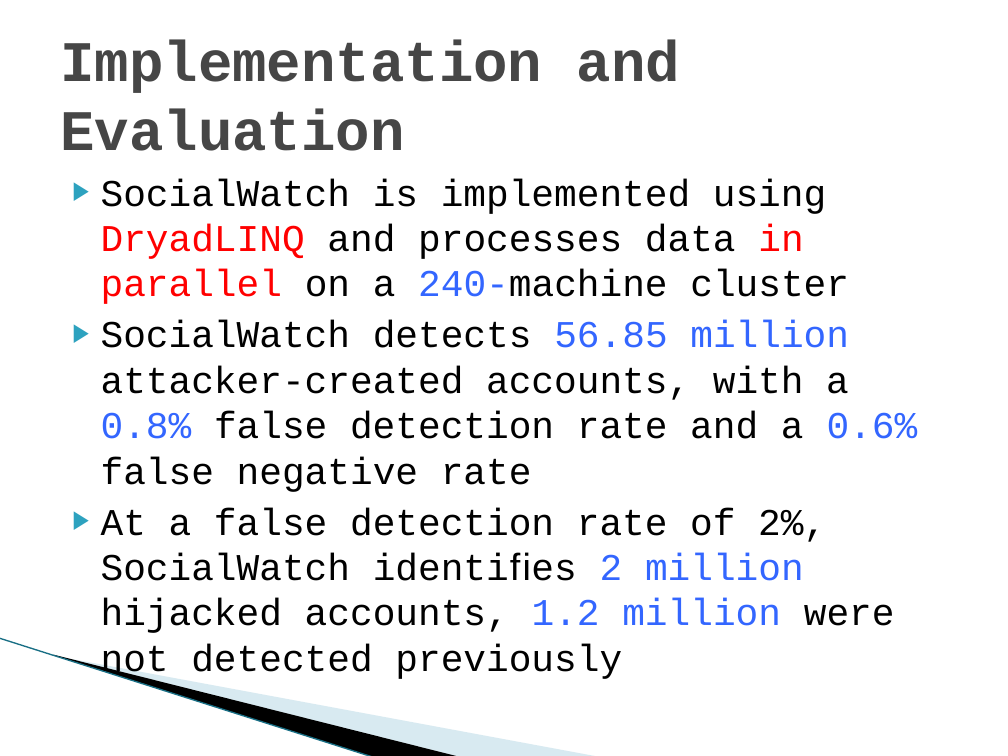
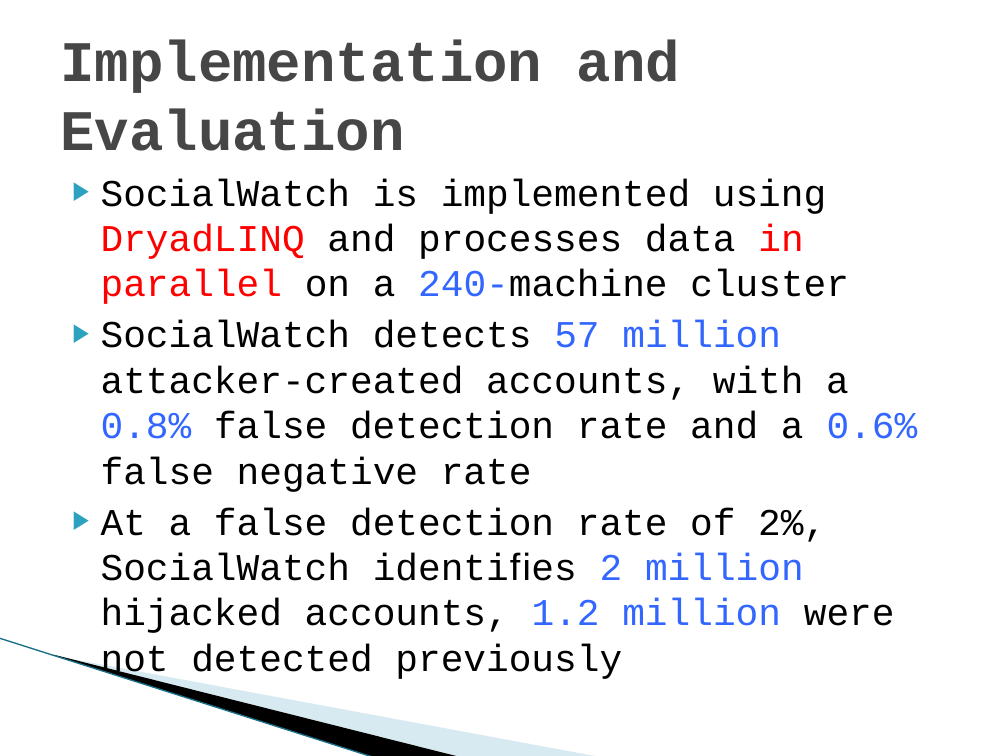
Before and after one commit to quietbamboo/homepage, a slide deck: slide 14 of slides/asiaccs_socialwatch.pptx (slide 12 before the commit). Drawn at 1008x756 pixels with LibreOffice and Linux fonts; fonts in the diff are those of the drawing; background and template pictures are left out. Boxes give left, top, right and bottom in pixels: in the first picture for what was removed or moved away, otherwise in the second. Text is boxed around its words. In the diff, an @@ line names an element or a change of style, - is before the commit and + after.

```diff
--- a/slides/asiaccs_socialwatch.pptx
+++ b/slides/asiaccs_socialwatch.pptx
@@ text at bbox=[101, 320, 918, 492]: text changed @@
-▶ SocialWatch detects 56.85 million attacker-created accounts, with a 0.8% false detection rate and a 0.6% false negative rate
+▶ SocialWatch detects 57 million attacker-created accounts, with a 0.8% false detection rate and a 0.6% false negative rate
```
Also in this commit, not shown: 7 other slides changed, 2 slides added.
